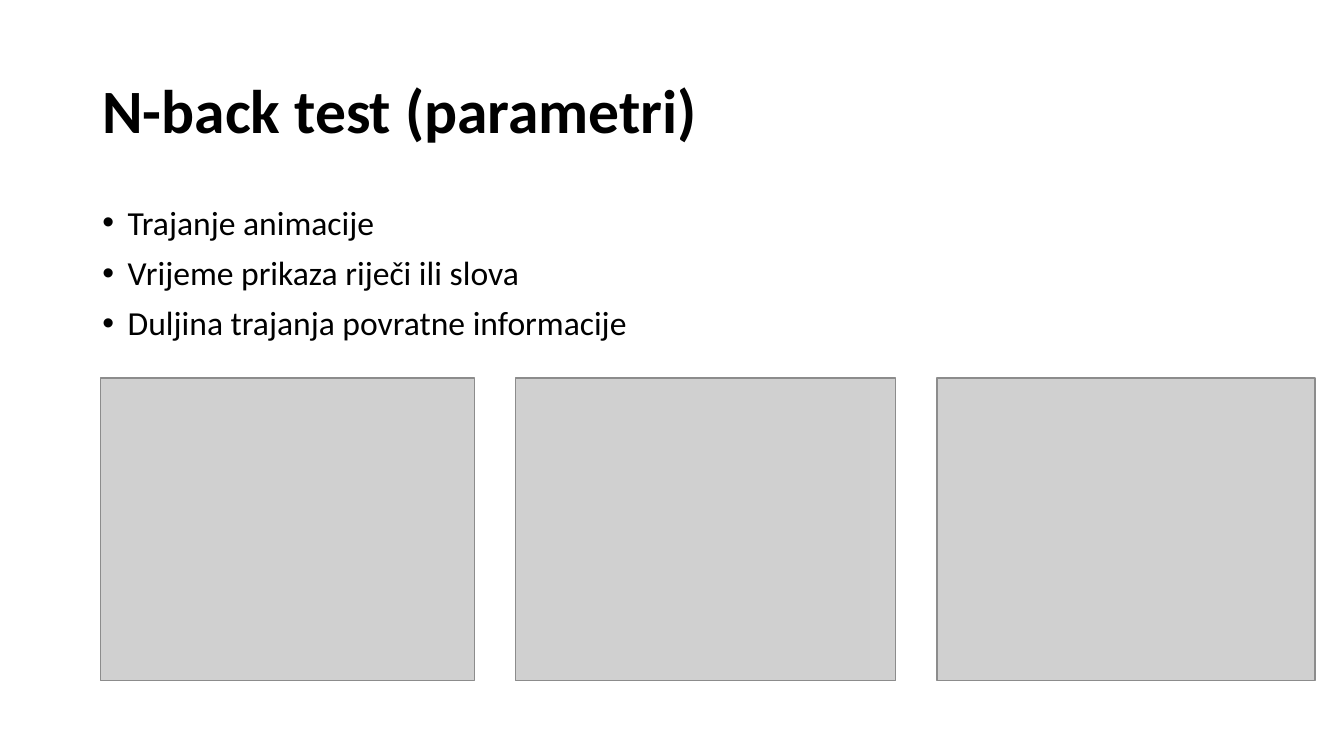
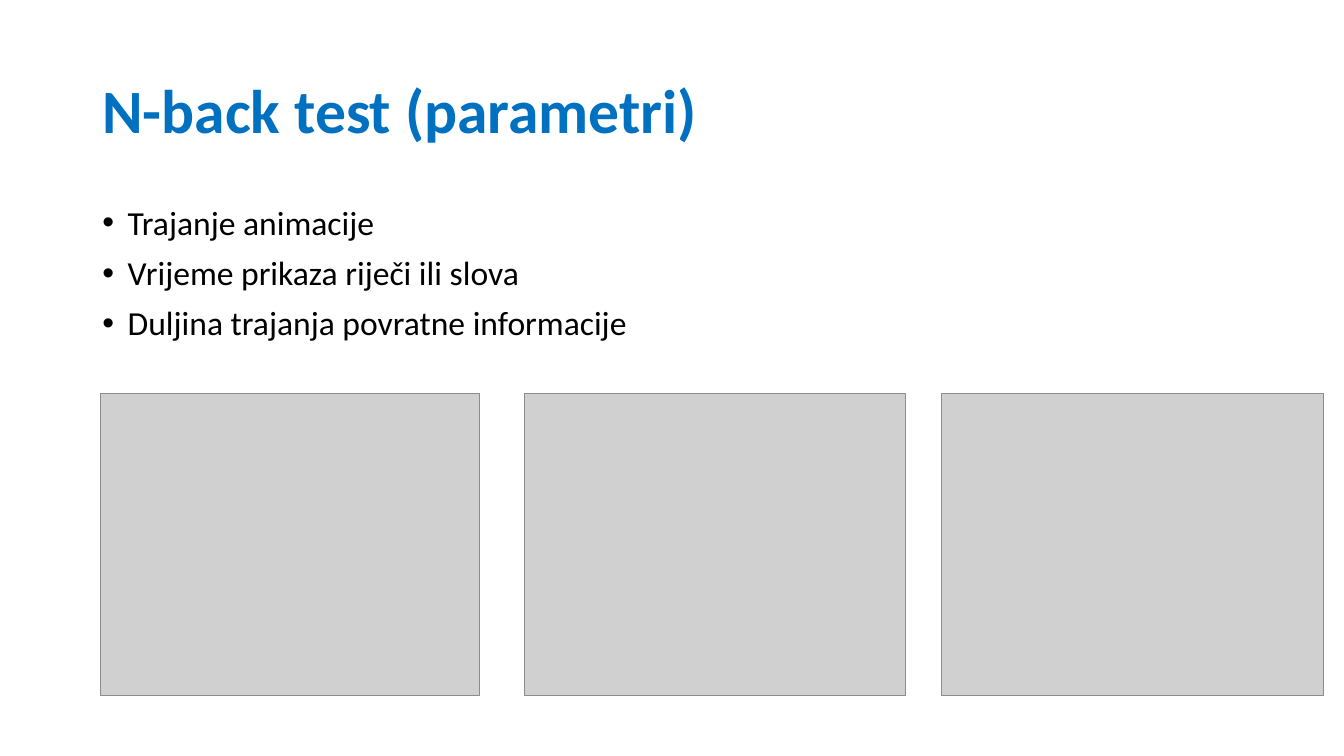
Before and after one commit to Aurioch/ISS_NBackCircle, a slide deck: slide 6 of dokumentacija/ISS_Tema_6.pptx. Drawn at 1344x756 pixels with LibreOffice and Linux fonts; fonts in the diff are those of the drawing; grey boxes stand for pictures. Boxes give left, top, right and bottom in pixels: in the first picture for what was removed or moved away, otherwise in the second. Text is boxed around its words. In the diff, an @@ line names an element or a change of style, - is before the commit and + after.

Commit message:
Update presentation

```diff
--- a/dokumentacija/ISS_Tema_6.pptx
+++ b/dokumentacija/ISS_Tema_6.pptx
@@ title "N-back test (parametri)" at [102, 87, 697, 143]: text colour #000000 to #0070C0 @@
@@ picture: place and size @@
-picture at [101, 378, 475, 682]
+picture at [101, 394, 480, 696]
@@ picture: place and size @@
-picture at [515, 378, 896, 682]
+picture at [524, 394, 905, 696]
@@ picture: place and size @@
-picture at [938, 378, 1316, 682]
+picture at [942, 394, 1324, 696]
```
Also in this commit, not shown: 6 other slides changed.
